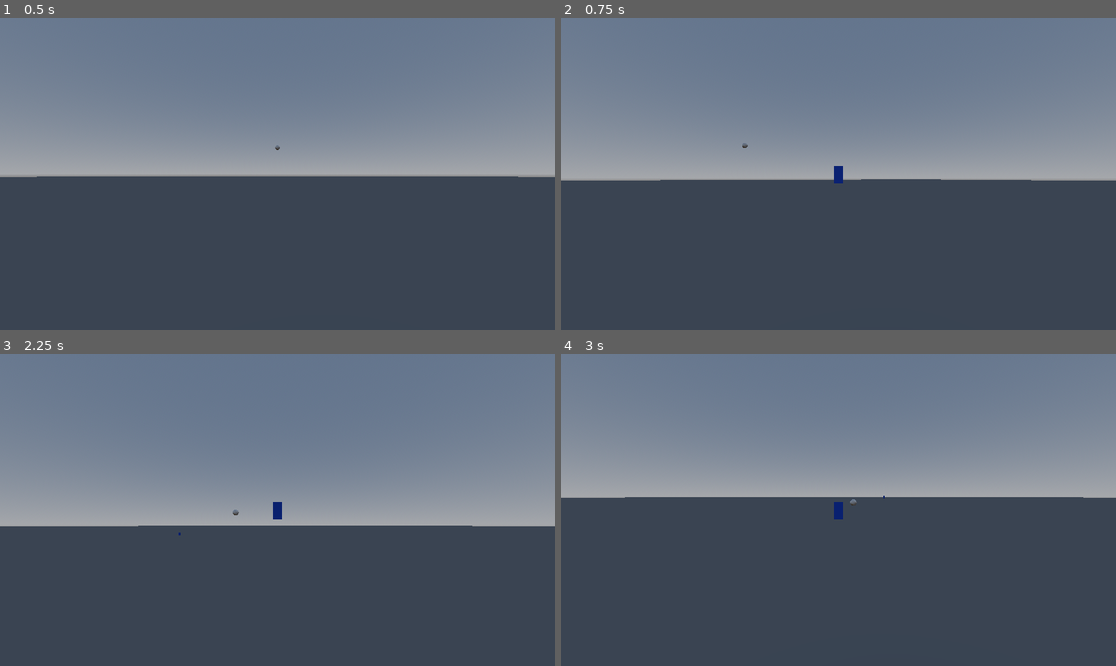
Above: before the commit, frames 1-4 (two rows, left to right).
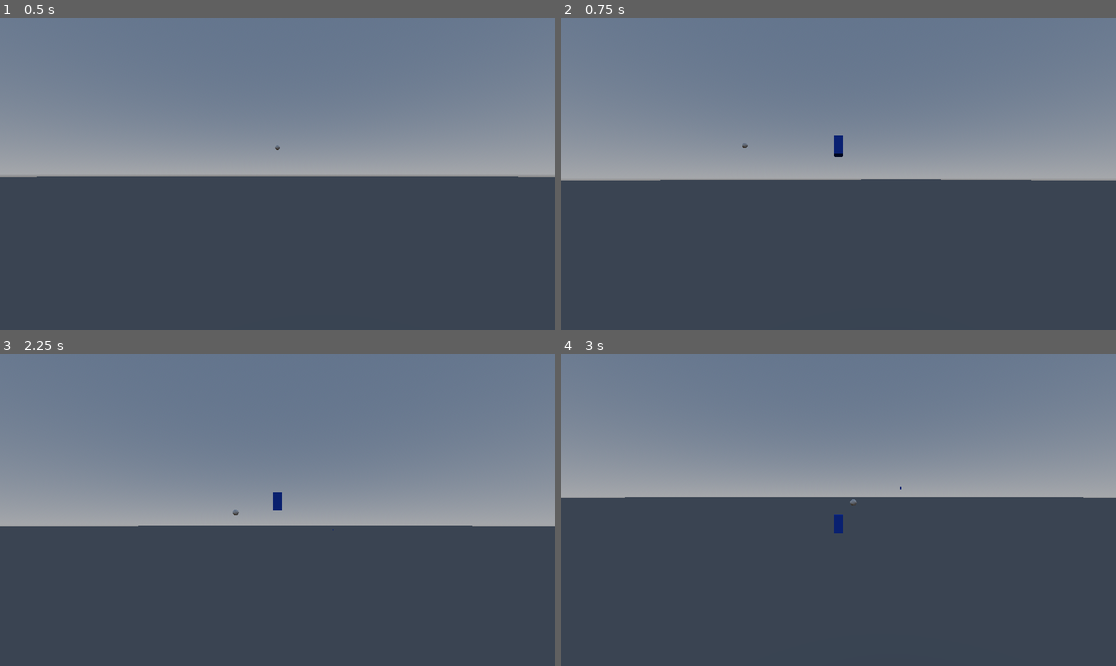
Above: after the commit, the same moments.

Repository: tajsDev/cleanser
Game: Godot game, scene res://Levels/level_one.tscn
The game is run twice, just before and just after one commit, with the same random seed, the same clock (stepped at 60 frames per second) and the same inputs.
Inputs (mouse positions are in pixels of both pictures, inside the frame that each line leads up to):
- Up to frame 1 (0.5 s): no input
- Up to frame 2 (0.75 s): tap Enter (ui_accept) at 0.5 s; move the mouse to (866, 174) at 0.52 s; hold Up (ui_up) from 0.53 s (still down); right-click (866, 174) at 0.6 s
- Up to frame 3 (2.25 s): keep holding Up (ui_up); tap Enter (ui_accept) at 0.77, 1.52, 2 s; move the mouse to (249, 510) at 1.27 s; right-click (249, 510) at 1.35 s; move the mouse to (288, 503) at 2.02 s; right-click (288, 503) at 2.1 s
- Up to frame 4 (3 s): keep holding Up (ui_up); tap Enter (ui_accept) at 2.75 s; move the mouse to (832, 516) at 2.77 s; right-click (832, 516) at 2.85 s

Frame 1 is identical in both runs. In frame 2, 0.2% of the frame differs, in the area x 49-51%, y 37-54%; in frame 3, 0.1%; in frame 4, 0.1%.

Commit message:
bullets uneffected by camera

Diff:
--- a/Scripts/cleanse_book.gd
+++ b/Scripts/cleanse_book.gd
@@ -6,4 +6,7 @@
 func _physics_process(_delta):
 	if Input.is_action_just_pressed("ui_cleanse"):
 		var spell = cleanse_spell.instantiate()
-		add_child(spell)
+		spell.global_rotation = global_rotation
+		get_tree().get_root().add_child(spell)
+		spell.global_position = global_position
+		spell = null
